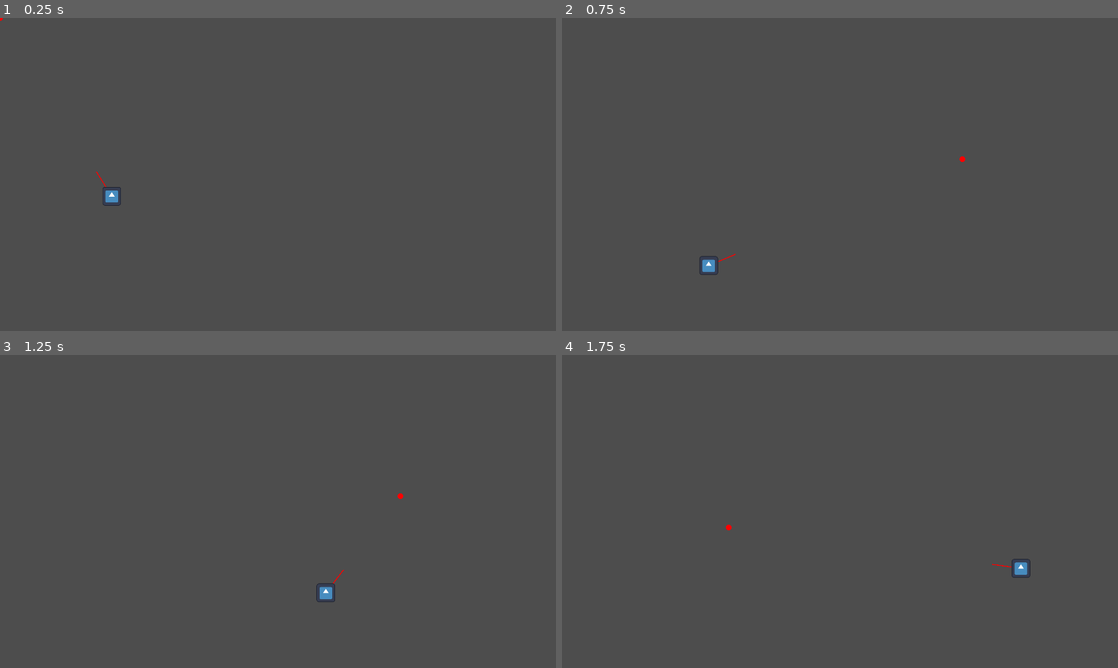
Above: before the commit, frames 1-4 (two rows, left to right).
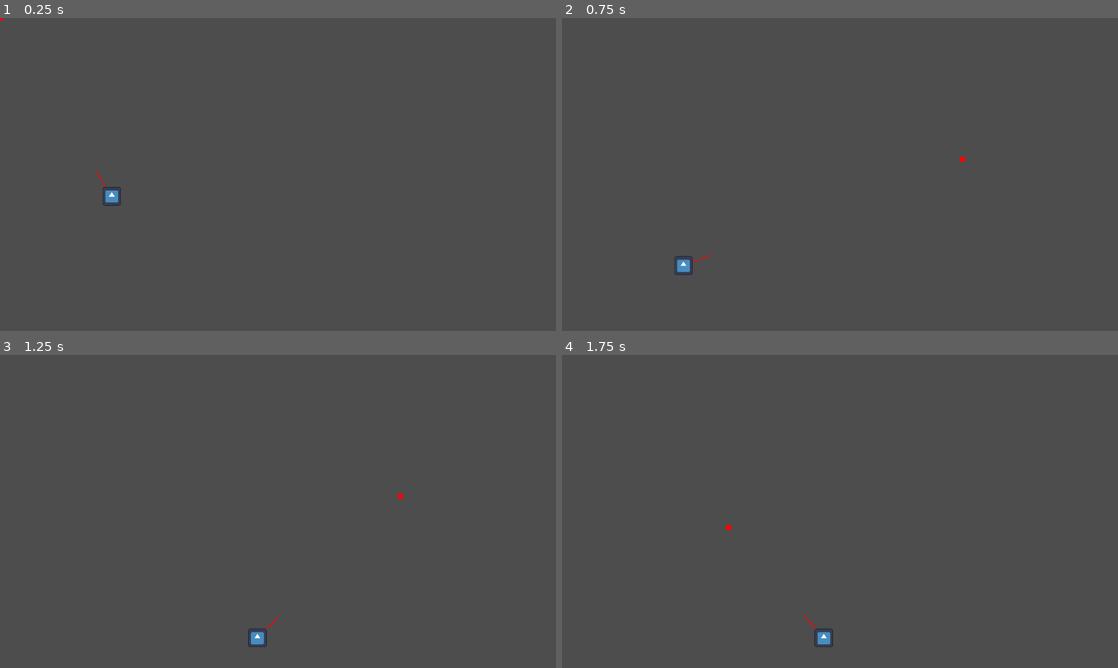
Above: after the commit, the same moments.

Repository: leogeier/ggj24-lasercats
Game: Godot game, scene res://main.tscn
Same seed, same stepped clock (60 frames per second), same inputs: the game is played once before the commit and once after it. The engine's default icon, where the game draws it, is replaced by a stand-in: a white triangle on a blue panel in a dark square.
Inputs (mouse positions are in pixels of both pictures, inside the frame that each line leads up to):
- Up to frame 1 (0.25 s): no input
- Up to frame 2 (0.75 s): move the mouse to (962, 158) at 0.52 s
- Up to frame 3 (1.25 s): no input
- Up to frame 4 (1.75 s): move the mouse to (728, 527) at 1.27 s

Frame 1 is identical in both runs. In frame 2, 0.3% of the frame differs, in the area x 20-32%, y 75-82%; in frame 3, 0.3%; in frame 4, 0.3%.

Commit message:
fiddle with masses

Diff:
--- a/game/main.tscn
+++ b/game/main.tscn
@@ -52,6 +52,7 @@
 
 [node name="StaticBody2D4" type="RigidBody2D" parent="."]
 position = Vector2(1249, 337)
+mass = 6.45
 physics_material_override = SubResource("PhysicsMaterial_5ruui")
 gravity_scale = 0.5
 
--- a/game/scenes/cat/cat.gd
+++ b/game/scenes/cat/cat.gd
@@ -1,7 +1,7 @@
 extends RigidBody2D
 
 @export var horizontal_forward_force = 9000
-@export var jump_force = 3000
+@export var jump_force = 6000
 @export var jump_flick_threshold = 100
 @export var just_landed_slowdown = 0.5
 @export var horizontal_deadzone = 5
@@ -70,6 +70,7 @@
 #var x = [0,0,0,0,0,0,0,0,0,0,0,0,0,0,0,0,0,0,0,0,0,0,0,0,0,0,0,0,0,0]
 func _process(_delta):
 	queue_redraw()
+	gravity_scale = 0.0 if is_on_ground() else 1.0
 	#x.pop_front()
 	#x.append(laser_pointer.velocity)
 	#print(x.max())
--- a/game/scenes/cat/cat.tscn
+++ b/game/scenes/cat/cat.tscn
@@ -15,6 +15,7 @@
 
 [node name="Cat" type="RigidBody2D"]
 position = Vector2(1, 0)
+mass = 2.28
 can_sleep = false
 lock_rotation = true
 continuous_cd = 2
@@ -40,7 +41,6 @@
 collision_mask = 2
 
 [node name="CollisionShape2D" type="CollisionShape2D" parent="LaserCheck"]
-visible = false
 position = Vector2(-1, -157)
 shape = SubResource("CapsuleShape2D_fi3d3")
 
